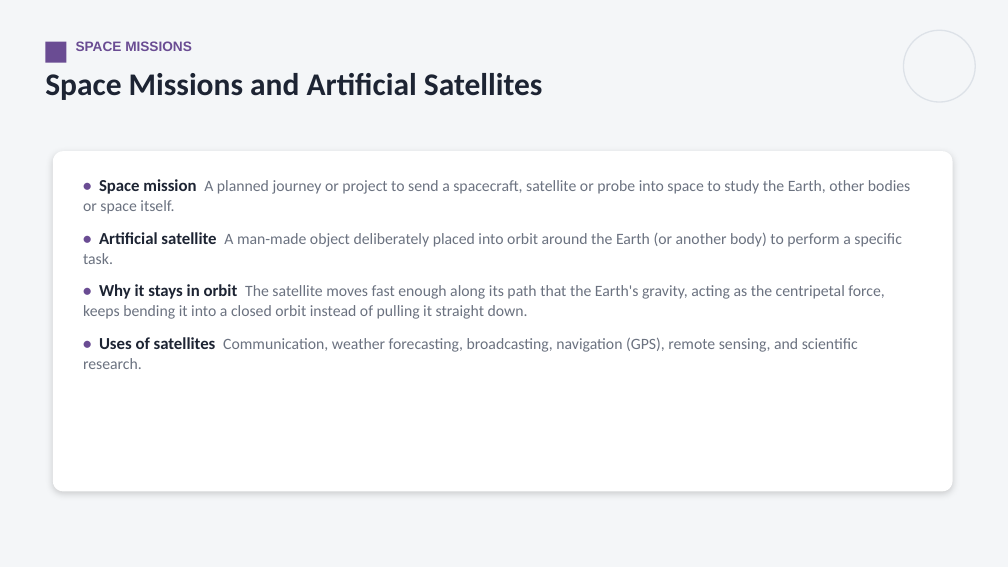
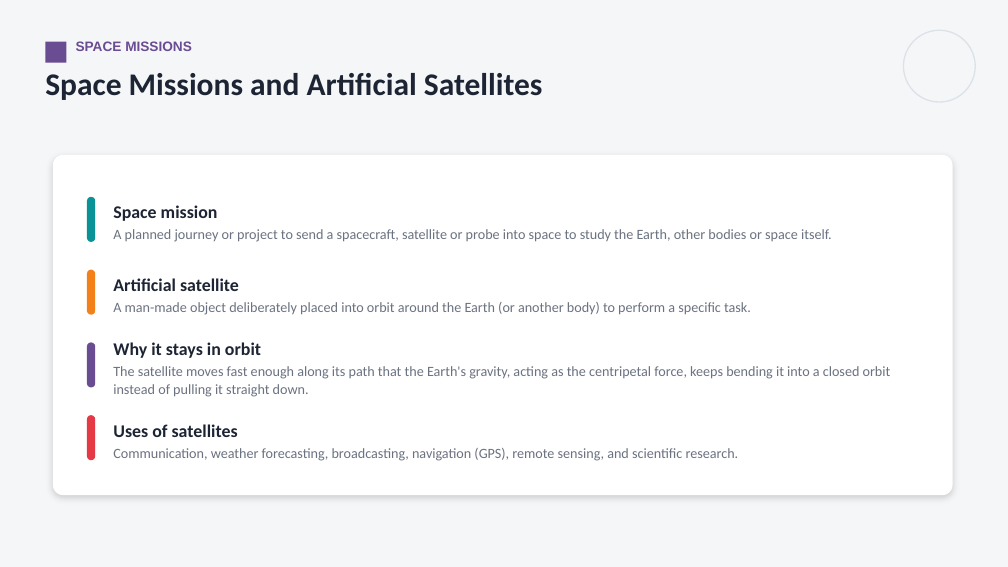
Before and after one commit to parmeshwars2911/MyFirstAR, a slide deck: slide 4 of ppt/MH_Grade10/MH10_S71_Space_Missions.pptx. Drawn at 1008x567 pixels with LibreOffice and Linux fonts; fonts in the diff are those of the drawing. Boxes give left, top, right and bottom in pixels: in the first picture for what was removed or moved away, otherwise in the second. Text is boxed around its words. In the diff, an @@ line names an element or a change of style, - is before the commit and + after.

```diff
--- a/ppt/MH_Grade10/MH10_S71_Space_Missions.pptx
+++ b/ppt/MH_Grade10/MH10_S71_Space_Missions.pptx
@@ rounded rectangle moved from (x1=53, y1=151, x2=953, y2=492) to (x1=53, y1=155, x2=953, y2=495) @@
@@ rounded rectangle added at (x1=87, y1=197, x2=95, y2=242), fill #0A9396 @@
@@ text added at (x1=113, y1=205, x2=832, y2=242), 13.5 pt, text #6B7280 @@
+Space mission
+A planned journey or project to send a spacecraft, satellite or probe into space to study the Earth, other bodies or space itself.
@@ rounded rectangle added at (x1=87, y1=270, x2=95, y2=315), fill #F4801A @@
@@ text added at (x1=113, y1=278, x2=751, y2=315), 13.5 pt, text #6B7280 @@
+Artificial satellite
+A man-made object deliberately placed into orbit around the Earth (or another body) to perform a specific task.
@@ rounded rectangle added at (x1=87, y1=343, x2=95, y2=388), fill #6A4C93 @@
@@ text at (x1=113, y1=342, x2=891, y2=397): text changed; size 15 to 13.5 pt @@
-• Space mission A planned journey or project to send a spacecraft, satellite or probe into space to study the Earth, other bodies or space itself.
-• Artificial satellite A man-made object deliberately placed into orbit around the Earth (or another body) to perform a specific task.
-• Why it stays in orbit The satellite moves fast enough along its path that the Earth's gravity, acting as the centripetal force, keeps bending it into a closed orbit instead of pulling it straight down.
-• Uses of satellites Communication, weather forecasting, broadcasting, navigation (GPS), remote sensing, and scientific research.
+Why it stays in orbit
+The satellite moves fast enough along its path that the Earth's gravity, acting as the centripetal force, keeps bending it into a closed orbit instead of pulling it straight down.
@@ text "Why it stays in orbit" at (x1=113, y1=342, x2=891, y2=397): vertical alignment top to middle @@
@@ rounded rectangle added at (x1=87, y1=415, x2=95, y2=461), fill #E63946 @@
@@ text added at (x1=113, y1=424, x2=739, y2=461), 13.5 pt, text #6B7280 @@
+Uses of satellites
+Communication, weather forecasting, broadcasting, navigation (GPS), remote sensing, and scientific research.
```
Also in this commit, not shown: 2 other slides changed, 12 other files.
